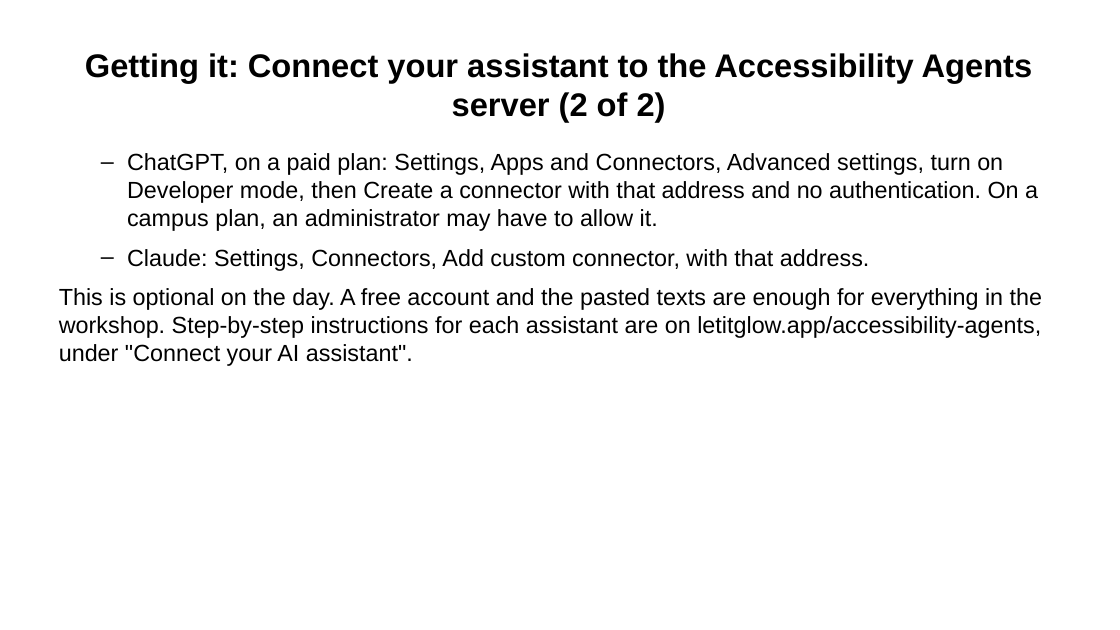
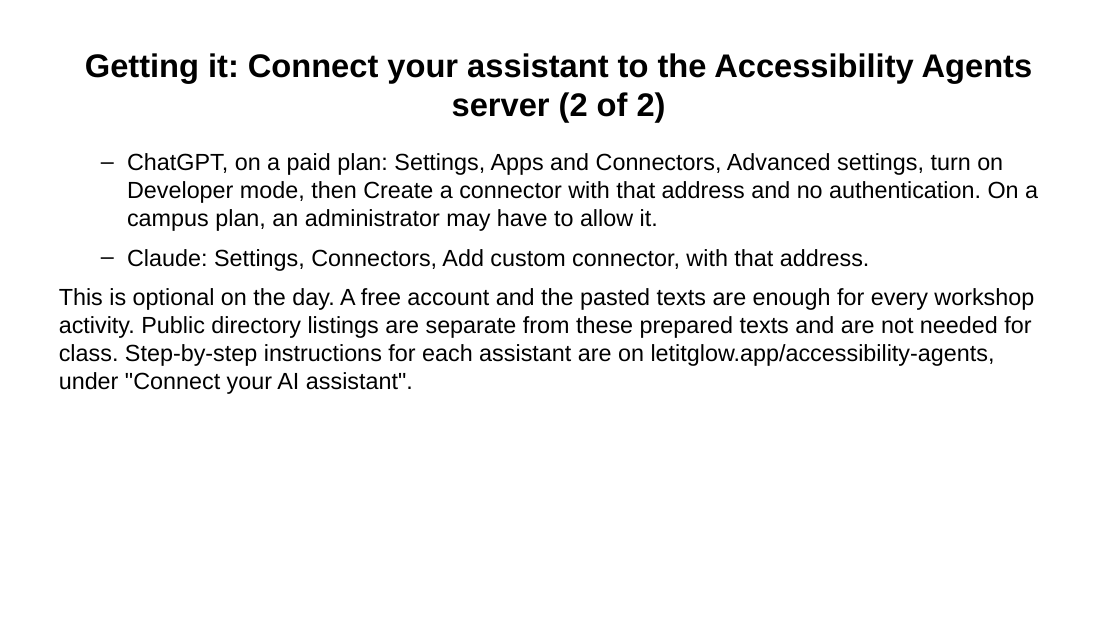
Before and after one commit to Community-Access/glow, a slide deck: slide 20 of docs/ahg-2026/kit/accessibility-agents.pptx. Drawn at 1120x630 pixels with LibreOffice and Linux fonts; fonts in the diff are those of the drawing. Boxes give left, top, right and bottom in pixels: in the first picture for what was removed or moved away, otherwise in the second. Text is boxed around its words. In the diff, an @@ line names an element or a change of style, - is before the commit and + after.

Commit message:
Publish accurate AHG and Accessibility Agents content
Admin merge authorized by repository owner; all required CI checks passed.

```diff
--- a/docs/ahg-2026/kit/accessibility-agents.pptx
+++ b/docs/ahg-2026/kit/accessibility-agents.pptx
@@ text at (x1=59, y1=288, x2=1034, y2=394): text changed @@
-This is optional on the day. A free account and the pasted texts are enough for everything in the workshop. Step-by-step instructions for each assistant are on letitglow.app/accessibility-agents, under "Connect your AI assistant".
+This is optional on the day. A free account and the pasted texts are enough for every workshop activity. Public directory listings are separate from these prepared texts and are not needed for class. Step-by-step instructions for each assistant are on letitglow.app/accessibility-agents, under "Connect your AI assistant".
```
Also in this commit, not shown: 10 other slides changed, 1 slide added, 1 slide removed, 18 other files.
